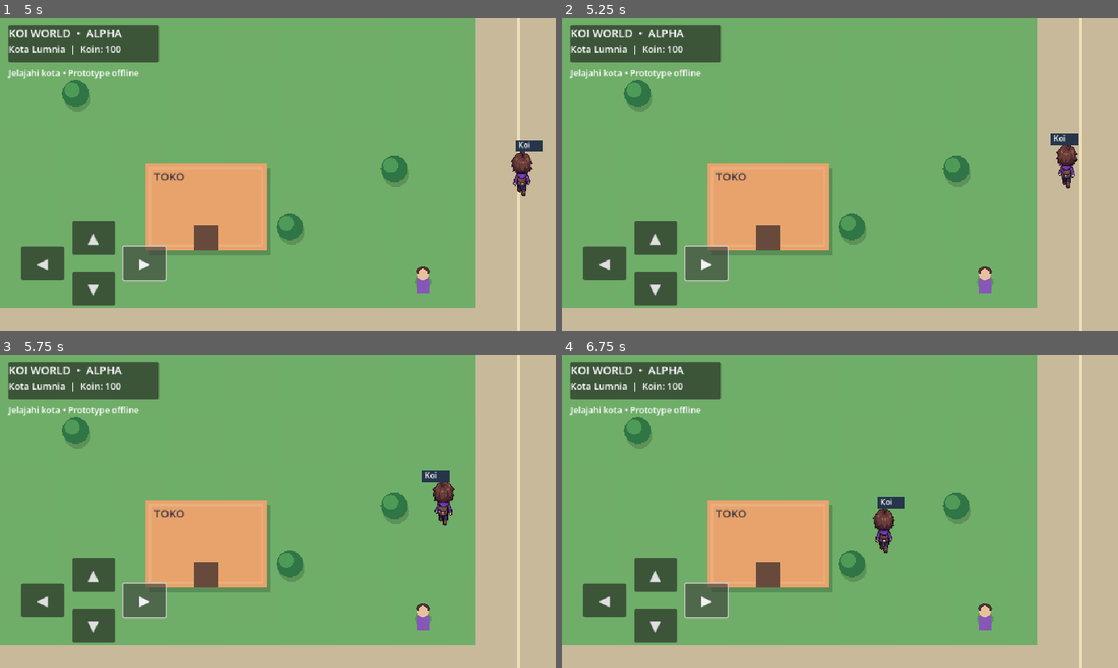
Above: before the commit, frames 1-4 (two rows, left to right).
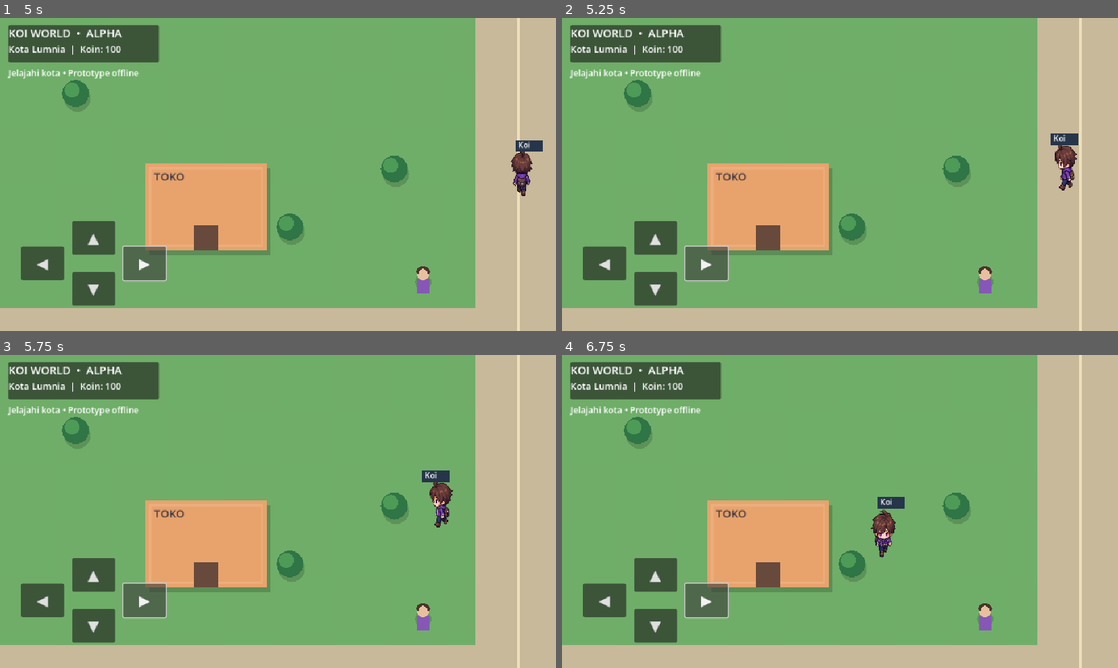
Above: after the commit, the same moments.

Repository: koi-v2/Worldwar
Game: Godot game, scene res://scenes/main.tscn
Two runs of this game, one before a commit and one after it. Both use one fixed random seed, a clock stepped at 60 frames per second and the inputs below.
Inputs:
- Up to frame 1 (5 s): click "▲" at 0.5 s; click "▼" at 1.25 s; click "◀" at 2 s; click "▶" at 2.75 s; tap Enter at 3.5 s; hold Up from 3.53 s (still down)
- Up to frame 2 (5.25 s): release Up at 5.03 s; hold Left from 5.03 s (still down)
- Up to frame 3 (5.75 s): keep holding Left
- Up to frame 4 (6.75 s): release Left at 6.53 s; hold Down from 6.53 s (still down)

Frame 1 is identical in both runs. In frame 2, 0.3% of the frame differs, in the area x 88-93%, y 40-56%; in frame 3, 0.3%; in frame 4, 0.4%, in the area x 55-60%, y 49-65%.

Commit message:
Fix player facing direction while moving

Diff:
--- a/aoi_native/scripts/main.gd
+++ b/aoi_native/scripts/main.gd
@@ -35,12 +35,12 @@
 		player_position += direction.normalized() * PLAYER_SPEED * delta
 		walk_time += delta
 		walk_frame = int(walk_time * WALK_FPS) % 4
-	else:
-		walk_frame = 0
 		if absf(direction.x) > absf(direction.y):
 			facing = "right" if direction.x > 0 else "left"
 		else:
 			facing = "down" if direction.y > 0 else "up"
+	else:
+		walk_frame = 0
 	player_position.x = clampf(player_position.x, 30.0, WORLD_SIZE.x - 30.0)
 	player_position.y = clampf(player_position.y, 70.0, WORLD_SIZE.y - 30.0)
 	queue_redraw()
